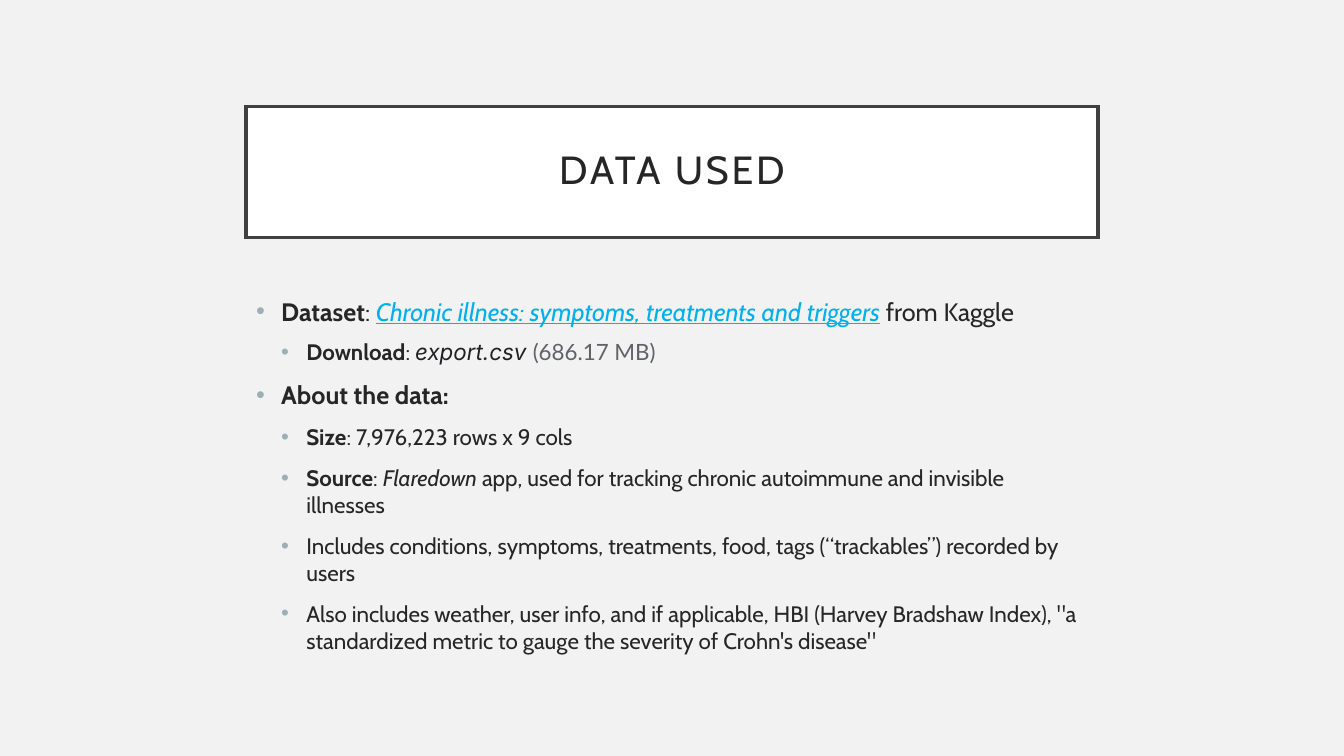
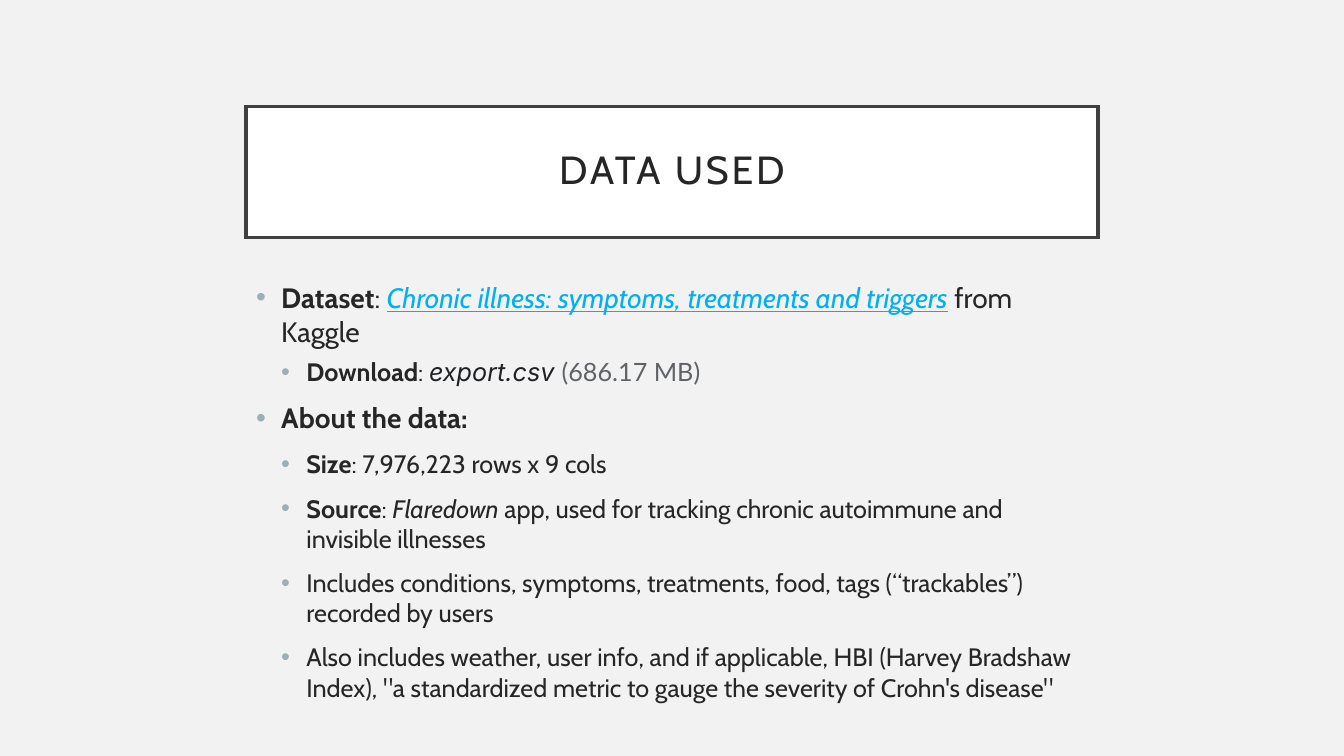
Before and after one commit to chelseanbr/aih-eda-modeling, a slide deck: slide 4 of aih-sl-tutorial.pptx. Drawn at 1344x756 pixels with LibreOffice and Linux fonts; fonts in the diff are those of the drawing. Boxes give left, top, right and bottom in pixels: in the first picture for what was removed or moved away, otherwise in the second. Text is boxed around its words. In the diff, an @@ line names an element or a change of style, - is before the commit and + after.

```diff
--- a/aih-sl-tutorial.pptx
+++ b/aih-sl-tutorial.pptx
@@ text "Dataset: Chronic illness: symptoms, treatments ..." moved from (x1=281, y1=302, x2=1076, y2=655) to (x1=281, y1=287, x2=1071, y2=703) @@
@@ text "Dataset: Chronic illness: symptoms, treatments ..." at (x1=281, y1=287, x2=1071, y2=703): size 18 to 20 pt in "Dataset: Chronic illness: symptoms, treatments and triggers ...", "About the data:"; size 16 to 18 pt in "Download: export.csv (686.17 MB)", "Size: 7,976,223 rows x 9 cols", "Source: Flaredown app, used for tracking chronic ...", "Includes conditions, symptoms, treatments, food, tags (“trac ..." and 1 more places @@
```
Also in this commit, not shown: 1 other slide changed, 12 slides added, 1 slide removed, 1 other file.
